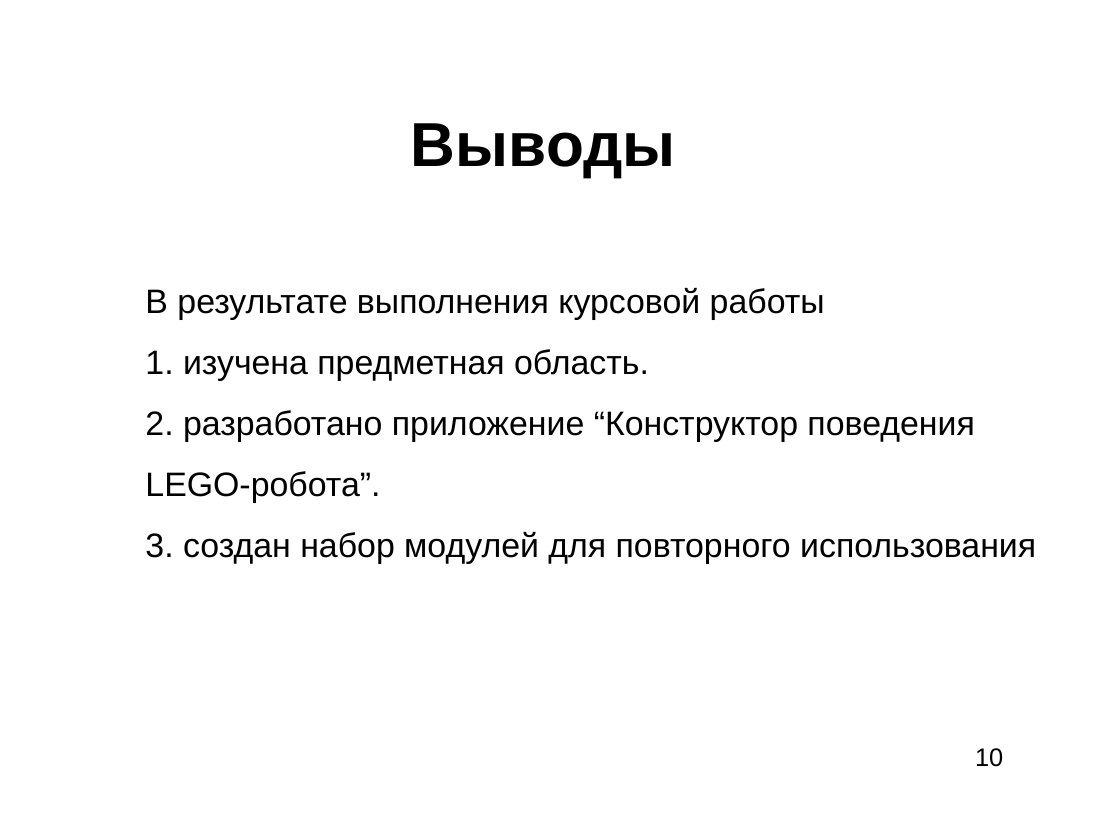
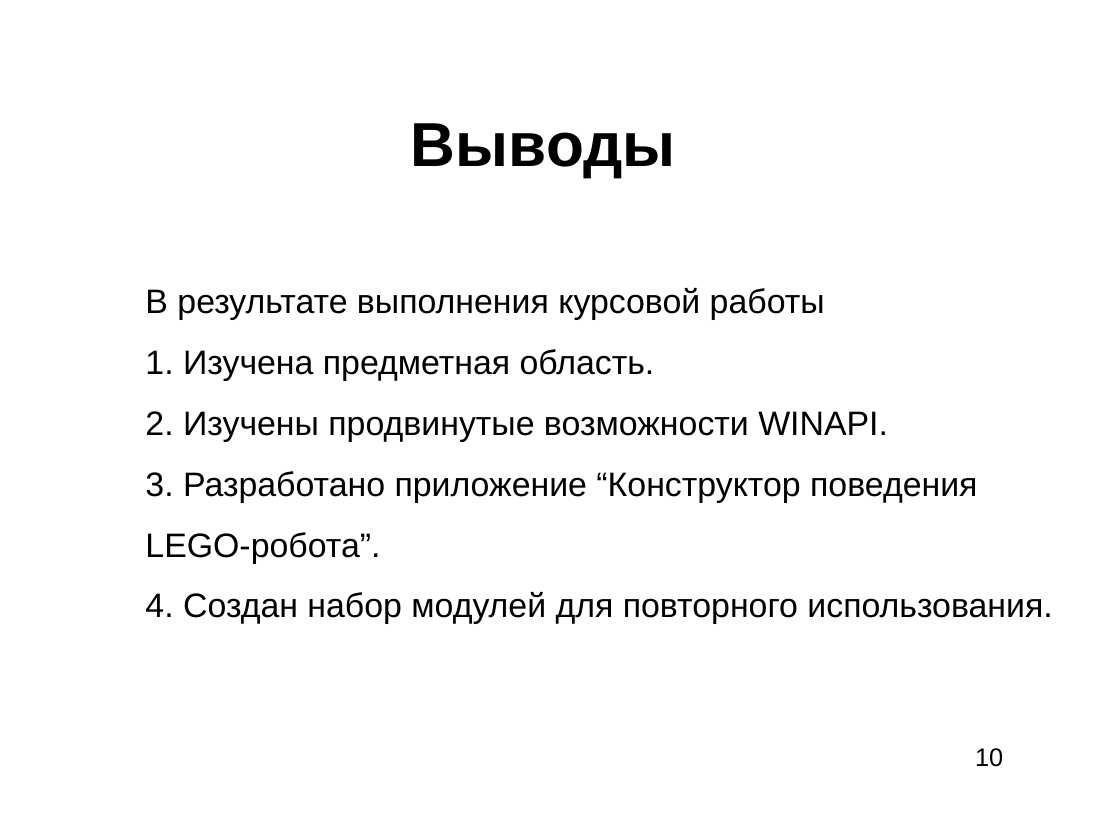
Before and after one commit to waterlink/Cursov2011, a slide deck: slide 11 of reports/presentation.ppt. Drawn at 1120x840 pixels with LibreOffice and Linux fonts; fonts in the diff are those of the drawing; background and template pictures are left out. Boxes give left, top, right and bottom in pixels: in the first picture for what was removed or moved away, otherwise in the second. Text is boxed around its words. In the diff, an @@ line names an element or a change of style, - is before the commit and + after.

Commit message:
thats all, presentation done

```diff
--- a/reports/presentation.ppt
+++ b/reports/presentation.ppt
@@ text at [145,349,1052,624]: text changed @@
-1. изучена предметная область.
-2. разработано приложение “Конструктор поведения
-LEGO-робота”.
-3. создан набор модулей для повторного использования
+1. Изучена предметная область.
+2. Изучены продвинутые возможности WINAPI.
+3. Разработано приложение “Конструктор поведения
+LEGO-робота”.
+4. Создан набор модулей для повторного использования.
```
